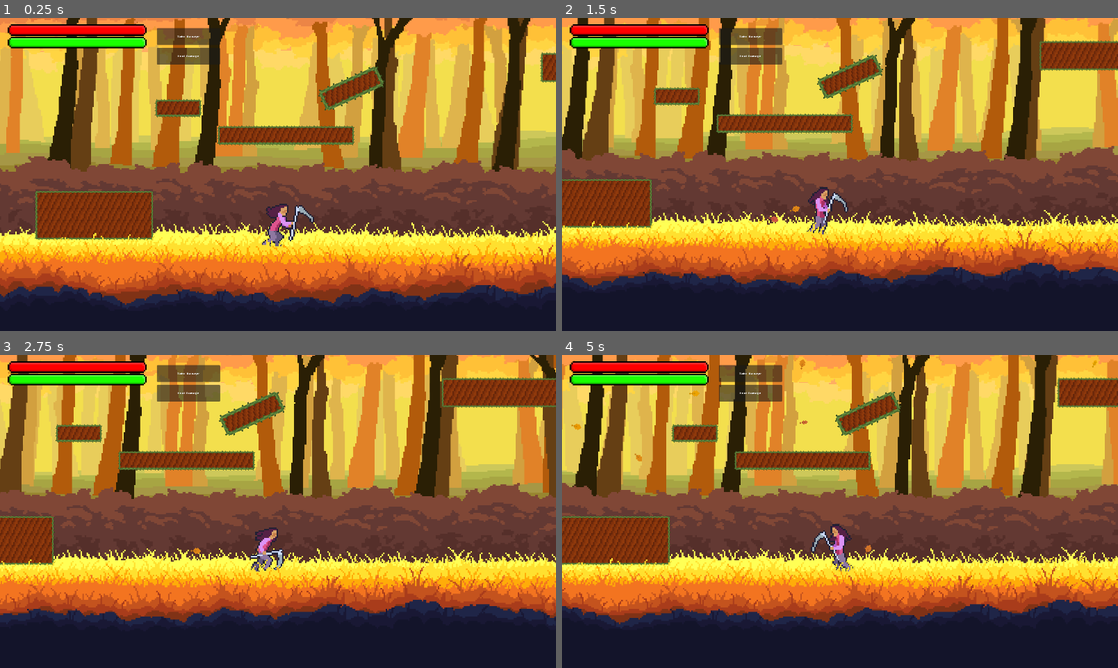
Above: before the commit, frames 1-4 (two rows, left to right).
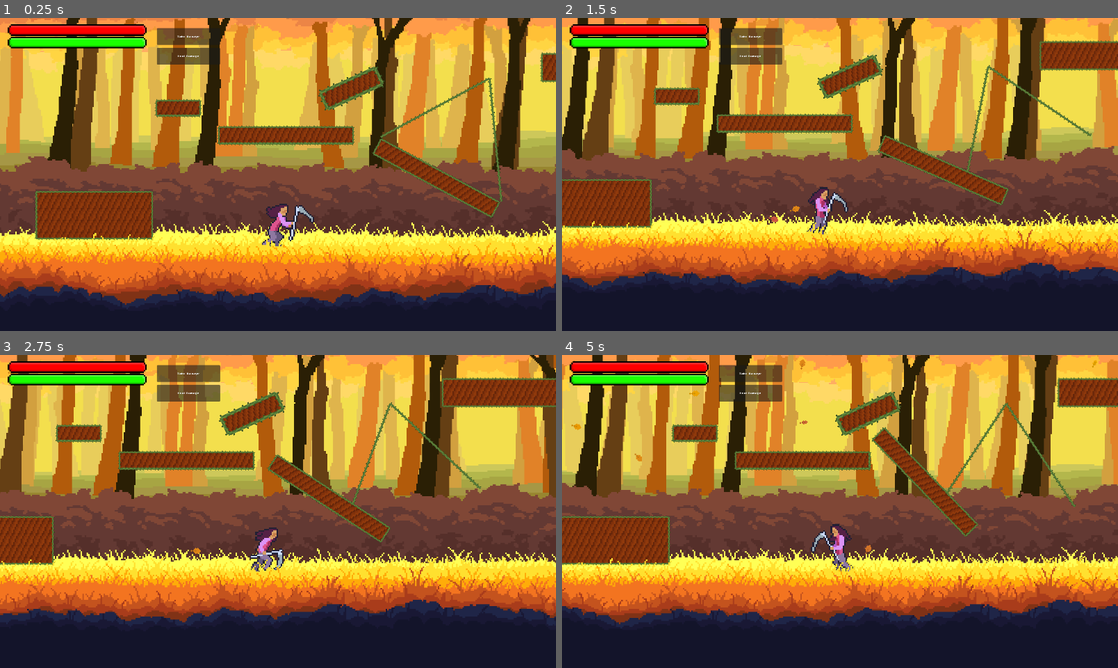
Above: after the commit, the same moments.

Repository: LordRevan36/software_development_platformer
Game: Godot game, scene res://Levels/Forest/platform_test.tscn
Same seed, same stepped clock (60 frames per second), same inputs: the game is played once before the commit and once after it. This scene is started directly instead of the project's main scene.
Inputs (mouse positions are in pixels of both pictures, inside the frame that each line leads up to):
- Up to frame 1 (0.25 s): no input
- Up to frame 2 (1.5 s): tap Enter at 0.5 s; move the mouse to (962, 158) at 0.52 s; hold D (Right) 0.53-1.25 s; tap K (Attack) at 0.6 s; click (962, 158) at 0.67 s; drag from (728, 190) to (812, 237) at 1.27 s
- Up to frame 3 (2.75 s): move the mouse to (333, 442) at 2.02 s; hold D (Right) from 2.03 s (still down); tap K (Attack) at 2.1 s
- Up to frame 4 (5 s): release D (Right) at 2.75 s; drag from (812, 574) to (673, 464) at 2.77 s; move the mouse to (1006, 558) at 3.52 s; hold A (Left) 3.53-4.25 s; tap K (Attack) at 3.6 s; drag from (673, 464) to (756, 433) at 4.27 s

The runs differ from the first frame. In frame 1, 1.8% of the frame differs, in the area x 66-91%, y 18-64%; in frame 2, 1.8%; in frame 3, 1.8%; in frame 4, 1.8%.

Commit message:
Swing creation
Full of bugs atm. Needs collision shape to update alongside platform and rotation offset glitch corrected

Diff:
--- a/software-development-platformer/Levels/Forest/platform_test.tscn
+++ b/software-development-platformer/Levels/Forest/platform_test.tscn
@@ -2,67 +2,91 @@
 
 [ext_resource type="PackedScene" uid="uid://0innvfg1noyr" path="res://Levels/Forest/main.tscn" id="1_8aig8"]
 [ext_resource type="PackedScene" uid="uid://bgnpnvakyrgs0" path="res://Props/Platform/fall_platform.tscn" id="2_tyk8v"]
-
-[sub_resource type="RectangleShape2D" id="RectangleShape2D_tyk8v"]
-resource_local_to_scene = true
-size = Vector2(176, 52)
+[ext_resource type="PackedScene" uid="uid://b3jxwclvxcfot" path="res://Props/Platform/swing.tscn" id="3_t2qmn"]
 
 [sub_resource type="RectangleShape2D" id="RectangleShape2D_t2qmn"]
 resource_local_to_scene = true
-size = Vector2(176, 64)
+size = Vector2(364, 52)
 
 [sub_resource type="RectangleShape2D" id="RectangleShape2D_wa5j0"]
 resource_local_to_scene = true
-size = Vector2(124, 48)
+size = Vector2(176, 64)
 
 [sub_resource type="RectangleShape2D" id="RectangleShape2D_gtl8g"]
 resource_local_to_scene = true
-size = Vector2(372, 80)
+size = Vector2(124, 48)
 
 [sub_resource type="RectangleShape2D" id="RectangleShape2D_xt5ae"]
 resource_local_to_scene = true
-size = Vector2(316, 132)
+size = Vector2(372, 80)
 
 [sub_resource type="RectangleShape2D" id="RectangleShape2D_vuc8t"]
 resource_local_to_scene = true
+size = Vector2(316, 132)
+
+[sub_resource type="RectangleShape2D" id="RectangleShape2D_4n83i"]
+resource_local_to_scene = true
+size = Vector2(196, 52)
+
+[sub_resource type="RectangleShape2D" id="RectangleShape2D_dlp0c"]
+resource_local_to_scene = true
 size = Vector2(160, 52)
+
+[sub_resource type="RectangleShape2D" id="RectangleShape2D_78s2b"]
+resource_local_to_scene = true
+size = Vector2(364, 52)
 
 [node name="Main" unique_id=732509840 instance=ExtResource("1_8aig8")]
 
 [node name="FallPlatform" parent="Parallax <100" parent_id_path=PackedInt32Array(1351633235) index="8" unique_id=885156819 instance=ExtResource("2_tyk8v")]
+reset_timer_length = 3.0
 
-[node name="MovingPlatform" parent="Parallax <100/FallPlatform" index="0" unique_id=56233282]
-position = Vector2(-1084, -60)
-size_vector = Vector2(176, 52)
-
-[node name="CollisionPolygon2D" parent="Parallax <100/FallPlatform/MovingPlatform" index="0" unique_id=581306703]
-polygon = PackedVector2Array(-88, -26, 88, -26, 88, 26, -88, 26)
-
-[node name="Polygon2D" parent="Parallax <100/FallPlatform/MovingPlatform" index="1" unique_id=1861125354]
-polygon = PackedVector2Array(-84, -22, 84, -22, 84, 22, -84, 22)
-
-[node name="RectangleOutline" parent="Parallax <100/FallPlatform/MovingPlatform" index="2" unique_id=1082408081]
-shape = SubResource("RectangleShape2D_tyk8v")
+[node name="RectangleOutline" parent="Parallax <100/FallPlatform/Platform" parent_id_path=PackedInt32Array(885156819, 1136379276) index="2" unique_id=1082408081]
+shape = SubResource("RectangleShape2D_t2qmn")
 
 [node name="RectangleOutline" parent="Platforms/Platform" parent_id_path=PackedInt32Array(1326313302) index="2" unique_id=1082408081]
-shape = SubResource("RectangleShape2D_t2qmn")
+shape = SubResource("RectangleShape2D_wa5j0")
 
 [node name="RectangleOutline" parent="Platforms/Platform2" parent_id_path=PackedInt32Array(73062743) index="2" unique_id=1082408081]
-shape = SubResource("RectangleShape2D_wa5j0")
-
-[node name="RectangleOutline" parent="Platforms/Platform3" parent_id_path=PackedInt32Array(778821719) index="2" unique_id=1082408081]
 shape = SubResource("RectangleShape2D_gtl8g")
 
-[node name="RectangleOutline" parent="Platforms/Platform4" parent_id_path=PackedInt32Array(780874561) index="2" unique_id=1082408081]
+[node name="Platform3" parent="Platforms" parent_id_path=PackedInt32Array(2139959054) index="2" unique_id=778821719]
+size_vector = Vector2(372, 80)
+
+[node name="CollisionPolygon2D" parent="Platforms/Platform3" index="0" unique_id=581306703]
+polygon = PackedVector2Array(-186, -40, 186, -40, 186, 40, -186, 40)
+
+[node name="Polygon2D" parent="Platforms/Platform3" index="1" unique_id=1861125354]
+polygon = PackedVector2Array(-182, -36, 182, -36, 182, 36, -182, 36)
+
+[node name="RectangleOutline" parent="Platforms/Platform3" index="2" unique_id=1082408081]
 shape = SubResource("RectangleShape2D_xt5ae")
 
-[node name="RectangleOutline" parent="Platforms/Platform5" parent_id_path=PackedInt32Array(1558722153) index="2" unique_id=1082408081]
+[node name="RectangleOutline" parent="Platforms/Platform4" parent_id_path=PackedInt32Array(780874561) index="2" unique_id=1082408081]
 shape = SubResource("RectangleShape2D_vuc8t")
 
+[node name="RectangleOutline" parent="Platforms/FallPlatform/Platform" parent_id_path=PackedInt32Array(885156819, 1136379276) index="2" unique_id=1082408081]
+shape = SubResource("RectangleShape2D_4n83i")
+
+[node name="RectangleOutline" parent="Platforms/FallPlatform2/Platform" parent_id_path=PackedInt32Array(468827690, 1136379276) index="2" unique_id=1082408081]
+shape = SubResource("RectangleShape2D_dlp0c")
+
+[node name="Swing" parent="Platforms" parent_id_path=PackedInt32Array(2139959054) index="6" unique_id=1362813319 instance=ExtResource("3_t2qmn")]
+position = Vector2(551, -123)
+
+[node name="RectangleOutline" parent="Platforms/Swing/Platform" parent_id_path=PackedInt32Array(1362813319, 1136379276) index="2" unique_id=1082408081]
+shape = SubResource("RectangleShape2D_78s2b")
+
 [editable path="Parallax <100/FallPlatform"]
+[editable path="Parallax <100/FallPlatform/Platform"]
 [editable path="Platforms/Platform"]
 [editable path="Platforms/Platform2"]
 [editable path="Platforms/Platform3"]
 [editable path="Platforms/Platform4"]
-[editable path="Platforms/Platform5"]
+[editable path="Platforms/FallPlatform"]
+[editable path="Platforms/FallPlatform/Platform"]
+[editable path="Platforms/FallPlatform2"]
+[editable path="Platforms/FallPlatform2/Platform"]
+[editable path="Platforms/Swing"]
+[editable path="Platforms/Swing/Platform"]
 [editable path="LevelExit"]
--- a/software-development-platformer/Props/Platform/fall_platform.gd
+++ b/software-development-platformer/Props/Platform/fall_platform.gd
@@ -76,7 +76,6 @@
 		reset_timer.start()
 
 func _fall_logic(delta: float) -> void:
-	print(state)
 	match(state):
 		State.IDLE:
 			pass
--- /dev/null
+++ b/software-development-platformer/Props/Platform/swing.gd
@@ -0,0 +1,98 @@
+@tool
+extends Node2D
+
+@onready var left_rope = $Ropes/LeftRope
+@onready var right_rope = $Ropes/RightRope
+@onready var child_platform = $Platform
+
+@export var radius : float = 300.0
+@export var max_angle_degrees : float = 30.0
+@export var swing_speed : float = 2.0
+@export var phase_offset : float = 0.0
+@export var currently_active : bool = true
+
+@export var ropeTexture : Texture
+
+@export var centerNode : bool = false
+@export var updateLines : bool = false
+@export var updateRadius: bool = false
+
+var time_passed : float = 0.0
+var current_velocity : Vector2 = Vector2.ZERO
+var _last_platform_global_pos : Vector2 = Vector2.ZERO
+
+# Called when the node enters the scene tree for the first time.
+func _ready() -> void:
+	_update_lines()
+	_update_plat_position()
+
+# Called every frame. 'delta' is the elapsed time since the previous frame.
+func _process(delta: float) -> void:
+	if Engine.is_editor_hint():
+		if centerNode or updateRadius or updateLines:
+			print("child platform position: ", child_platform.position.x, " , ", child_platform.position.y)
+			print("swing position: ", " , ", position.x, position.y)
+		if centerNode:
+			_update_plat_position()
+		if updateRadius:
+			_update_radius()
+		if updateLines:
+			_update_lines()
+	else:
+		if currently_active:
+			pass
+			#_update_rotation(delta)
+		#_save_velocity(delta)
+
+
+
+
+func _update_plat_position() -> void:
+	child_platform._center_node()
+	child_platform.position = Vector2(0, radius)
+
+func _update_radius() -> void:
+	if Engine.is_editor_hint():
+		radius = child_platform.position.y
+		_update_plat_position()
+		_update_lines()
+	updateRadius = false
+
+func _update_lines() -> void:
+	var half_plat_size : Vector2 = child_platform.size_vector / 2
+	child_platform._center_node()
+
+	left_rope.position = Vector2.ZERO
+	left_rope.points = PackedVector2Array()
+	left_rope.add_point(Vector2.ZERO)
+	#var left_end : Vector2 = child_platform.position + Vector2(-half_plat_size.x, -half_plat_size.y)
+	var left_end : Vector2 = Vector2(0, radius) + Vector2(-half_plat_size.x, -half_plat_size.y)
+	left_rope.add_point(left_end)
+
+	right_rope.position = Vector2.ZERO
+	right_rope.points = PackedVector2Array()
+	right_rope.add_point(Vector2.ZERO)
+	var right_end : Vector2 = Vector2(0, radius) + Vector2(half_plat_size.x, -half_plat_size.y)
+	right_rope.add_point(right_end)
+
+	left_rope.texture = ropeTexture
+	right_rope.texture = ropeTexture
+
+	updateLines = false
+
+#func _save_velocity(delta: float) -> void:
+	#var current_global_pos = child_platform.global_position
+	#current_velocity = (current_global_pos - _last_platform_global_pos) / delta
+	#_last_platform_global_pos = current_global_pos
+	#child_platform.constant_linear_velocity = current_velocity
+#
+#func _get_velocity() -> Vector2:
+	#return current_velocity
+
+#func _update_rotation(delta : float):
+	#time_passed += delta
+	#var sine_wave =  sin(time_passed * swing_speed + phase_offset)
+	#var current_angle = sine_wave * deg_to_rad(max_angle_degrees)
+	#rotation = current_angle
+	#child_platform.position = Vector2(0, radius)
+	#child_platform.rotation = 0
--- /dev/null
+++ b/software-development-platformer/Props/Platform/swing.tscn
@@ -0,0 +1,69 @@
+[gd_scene format=3 uid="uid://b3jxwclvxcfot"]
+
+[ext_resource type="Script" uid="uid://dt6815uwd288l" path="res://Props/Platform/swing.gd" id="1_mbygn"]
+[ext_resource type="PackedScene" uid="uid://c6lcnacw8vw5s" path="res://Props/Platform/platform.tscn" id="1_tap6b"]
+[ext_resource type="Texture2D" uid="uid://d2u8ombnylxop" path="res://Assets/testPlatformBorder.png" id="2_14nk7"]
+
+[sub_resource type="Animation" id="Animation_x64us"]
+length = 0.001
+tracks/0/type = "value"
+tracks/0/imported = false
+tracks/0/enabled = true
+tracks/0/path = NodePath(".:rotation")
+tracks/0/interp = 1
+tracks/0/loop_wrap = true
+tracks/0/keys = {
+"times": PackedFloat32Array(0),
+"transitions": PackedFloat32Array(1),
+"update": 0,
+"values": [0.5235988]
+}
+
+[sub_resource type="Animation" id="Animation_14nk7"]
+resource_name = "swing"
+length = 2.0
+loop_mode = 2
+tracks/0/type = "value"
+tracks/0/imported = false
+tracks/0/enabled = true
+tracks/0/path = NodePath(".:rotation")
+tracks/0/interp = 1
+tracks/0/loop_wrap = true
+tracks/0/keys = {
+"times": PackedFloat32Array(0, 2),
+"transitions": PackedFloat32Array(-2, -2),
+"update": 0,
+"values": [0.5235988, -0.5235988]
+}
+
+[sub_resource type="AnimationLibrary" id="AnimationLibrary_x64us"]
+_data = {
+&"RESET": SubResource("Animation_x64us"),
+&"swing": SubResource("Animation_14nk7")
+}
+
+[node name="Swing" type="Node2D" unique_id=1362813319 groups=["Swing"]]
+rotation = 0.5235988
+script = ExtResource("1_mbygn")
+ropeTexture = ExtResource("2_14nk7")
+
+[node name="Ropes" type="Node2D" parent="." unique_id=1356544557]
+
+[node name="LeftRope" type="Line2D" parent="Ropes" unique_id=399989842]
+texture_repeat = 2
+points = PackedVector2Array(0, 0, -182, 274)
+texture = ExtResource("2_14nk7")
+texture_mode = 1
+
+[node name="RightRope" type="Line2D" parent="Ropes" unique_id=1013934514]
+texture_repeat = 2
+points = PackedVector2Array(0, 0, 182, 274)
+texture = ExtResource("2_14nk7")
+texture_mode = 1
+
+[node name="Platform" parent="." unique_id=1136379276 instance=ExtResource("1_tap6b")]
+position = Vector2(0, 300)
+
+[node name="AnimationPlayer" type="AnimationPlayer" parent="." unique_id=705646605]
+libraries/ = SubResource("AnimationLibrary_x64us")
+autoplay = &"swing"
--- a/software-development-platformer/project.godot
+++ b/software-development-platformer/project.godot
@@ -50,6 +50,7 @@
 
 Player="its the player .ngl idk if this is really necessary but im putting it in anyways"
 AutumnLeafMaterial="Causes leaf particles when player runs/jumps over."
+Swing=""
 
 [gui]
 
Not shown, added: software-development-platformer/Props/Platform/swing.gd.uid
